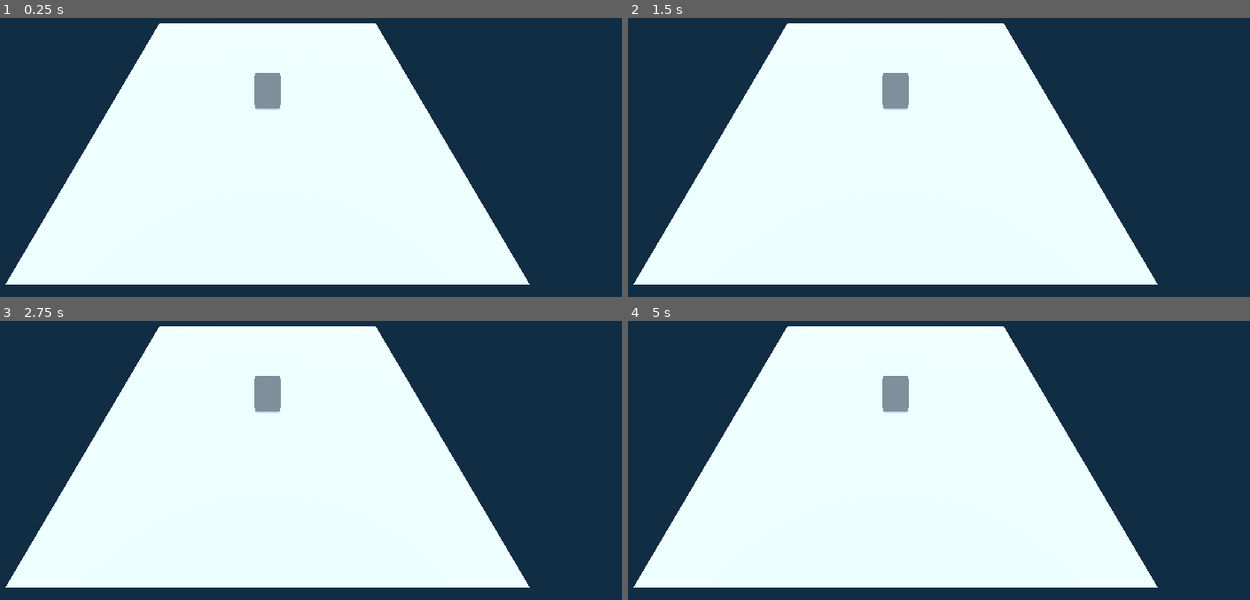
Above: before the commit, frames 1-4 (two rows, left to right).
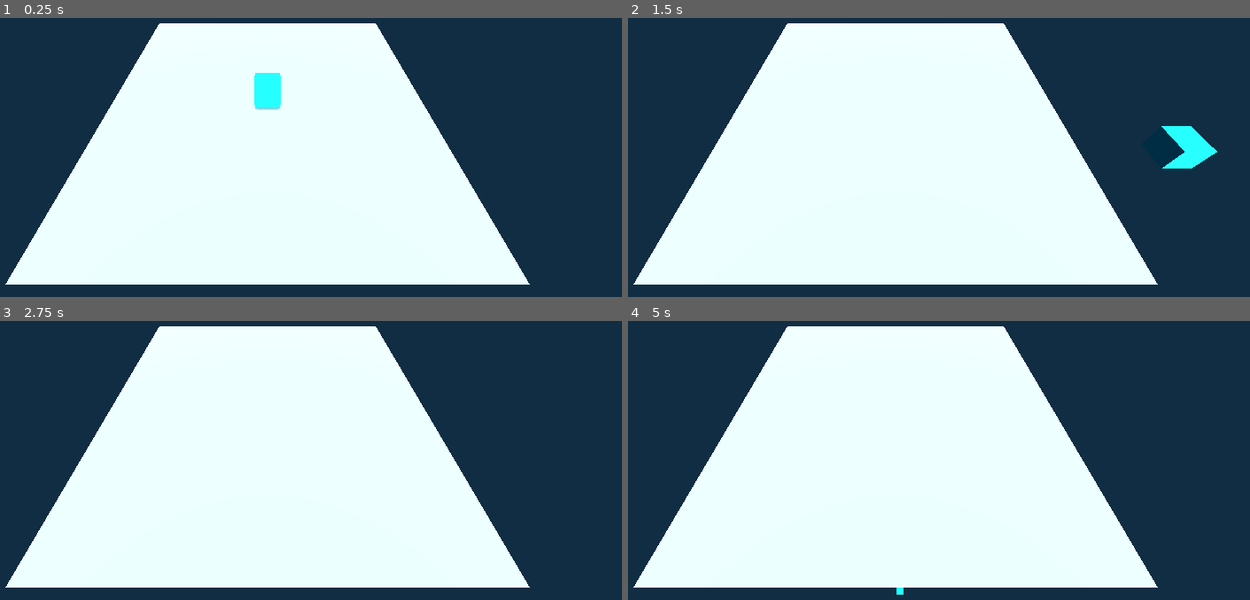
Above: after the commit, the same moments.

Repository: msanatan/GodotBuildExample
Game: Godot game, scene res://Main.tscn
The game is run twice, just before and just after one commit, with the same random seed, the same clock (stepped at 60 frames per second) and the same inputs.
Inputs:
- Up to frame 1 (0.25 s): no input
- Up to frame 2 (1.5 s): tap Enter at 0.5 s; hold Right (move_right) 0.53-1.28 s; hold Space (jump) 0.53-1.28 s; hold Down (move_back) from 1.28 s (still down); tap Space (jump) at 1.35 s
- Up to frame 3 (2.75 s): tap Space (jump) at 1.52, 1.82 s; release Down (move_back) at 2.03 s; hold Right (move_right) from 2.03 s (still down); hold Space (jump) from 2.03 s (still down)
- Up to frame 4 (5 s): release Right (move_right) at 2.78 s; release Space (jump) at 2.78 s; hold Up (move_forward) 2.78-3.53 s; tap Space (jump) at 2.85, 3.02, 3.32, 4.35, 4.52, 4.82 s; hold Space (jump) 3.53-4.28 s; hold Left (move_left) from 3.53 s (still down); tap Enter at 4.25 s

The runs differ from the first frame. In frame 1, 0.5% of the frame differs, in the area x 40-46%, y 19-33%; in frame 2, 1.3%, in the area x 40-95%, y 19-54%; in frame 3, 0.6%; in frame 4, 0.6%.
Error before the commit: Parse Error: Unexpected "Identifier" in class body. (res://Player.gd:1)

Commit message:
Adjust player script so it works in v4
The jump is too floaty, but we can adjust gravity for that I guess

Diff:
--- a/Player.gd
+++ b/Player.gd
@@ -1,32 +1,33 @@
-extends KinematicBody
+extends CharacterBody3D
 
-export var speed = 15
-export var fall_acceleration = 75
-export var jump_impulse = 20
-var velocity = Vector3.ZERO
+@export var speed = 5
+@export var jump_impulse = 3
+var gravity = ProjectSettings.get_setting("physics/3d/default_gravity")
 
 
 func _physics_process(delta):
-    var direction = Vector3.ZERO
+	var direction = Vector3.ZERO
 
-    if Input.is_action_pressed("move_right"):
-        direction.x += 1
-    elif Input.is_action_pressed("move_left"):
-        direction.x -= 1
+	if not is_on_floor():
+		velocity.y -= gravity * delta
 
-    if Input.is_action_pressed("move_back"):
-        direction.z += 1
-    elif Input.is_action_pressed("move_forward"):
-        direction.z -= 1
+	if is_on_floor() and Input.is_action_pressed("jump"):
+		velocity.y += jump_impulse
 
-    if direction != Vector3.ZERO:
-        direction = direction.normalized()
+	if Input.is_action_pressed("move_right"):
+		direction.x += 1
+	elif Input.is_action_pressed("move_left"):
+		direction.x -= 1
 
-    velocity.x = direction.x * speed
-    velocity.z = direction.z * speed
-    velocity.y -= fall_acceleration * delta
+	if Input.is_action_pressed("move_back"):
+		direction.z += 1
+	elif Input.is_action_pressed("move_forward"):
+		direction.z -= 1
 
-    if is_on_floor() and Input.is_action_pressed("jump"):
-        velocity.y += jump_impulse
+	if direction != Vector3.ZERO:
+		direction = direction.normalized()
 
-    velocity = move_and_slide(velocity, Vector3.UP)
+	velocity.x = direction.x * speed
+	velocity.z = direction.z * speed
+
+	move_and_slide()
--- a/Player.tscn
+++ b/Player.tscn
@@ -1,24 +1,21 @@
-[gd_scene load_steps=5 format=2]
+[gd_scene load_steps=5 format=3 uid="uid://cbir0s6udvfvn"]
 
-[ext_resource path="res://Player.gd" type="Script" id=1]
+[ext_resource type="Script" path="res://Player.gd" id="1"]
 
-[sub_resource type="BoxShape" id=3]
+[sub_resource type="BoxShape3D" id="3"]
 
-[sub_resource type="CubeMesh" id=4]
+[sub_resource type="BoxMesh" id="4"]
 
-[sub_resource type="SpatialMaterial" id=6]
-albedo_color = Color( 0.0156863, 0.517647, 0.819608, 1 )
+[sub_resource type="StandardMaterial3D" id="StandardMaterial3D_x22ns"]
+albedo_color = Color(0.121569, 1, 1, 1)
 
-[node name="Player" type="KinematicBody"]
-transform = Transform( 2, 0, 0, 0, 2, 0, 0, 0, 2, 0, 0, 0 )
-script = ExtResource( 1 )
-__meta__ = {
-"_edit_group_": true
-}
+[node name="Player" type="CharacterBody3D"]
+transform = Transform3D(2, 0, 0, 0, 2, 0, 0, 0, 2, 0, 0, 0)
+script = ExtResource("1")
 
-[node name="CollisionShape" type="CollisionShape" parent="."]
-shape = SubResource( 3 )
+[node name="CollisionShape3D" type="CollisionShape3D" parent="."]
+shape = SubResource("3")
 
-[node name="MeshInstance" type="MeshInstance" parent="."]
-mesh = SubResource( 4 )
-material/0 = SubResource( 6 )
+[node name="MeshInstance3D" type="MeshInstance3D" parent="."]
+mesh = SubResource("4")
+surface_material_override/0 = SubResource("StandardMaterial3D_x22ns")
